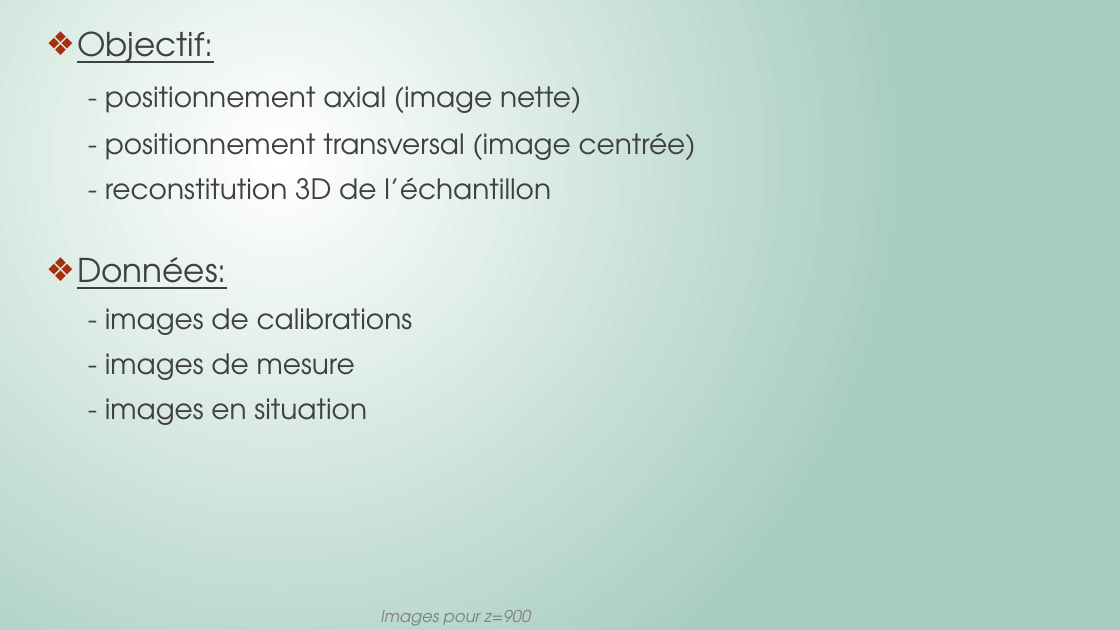
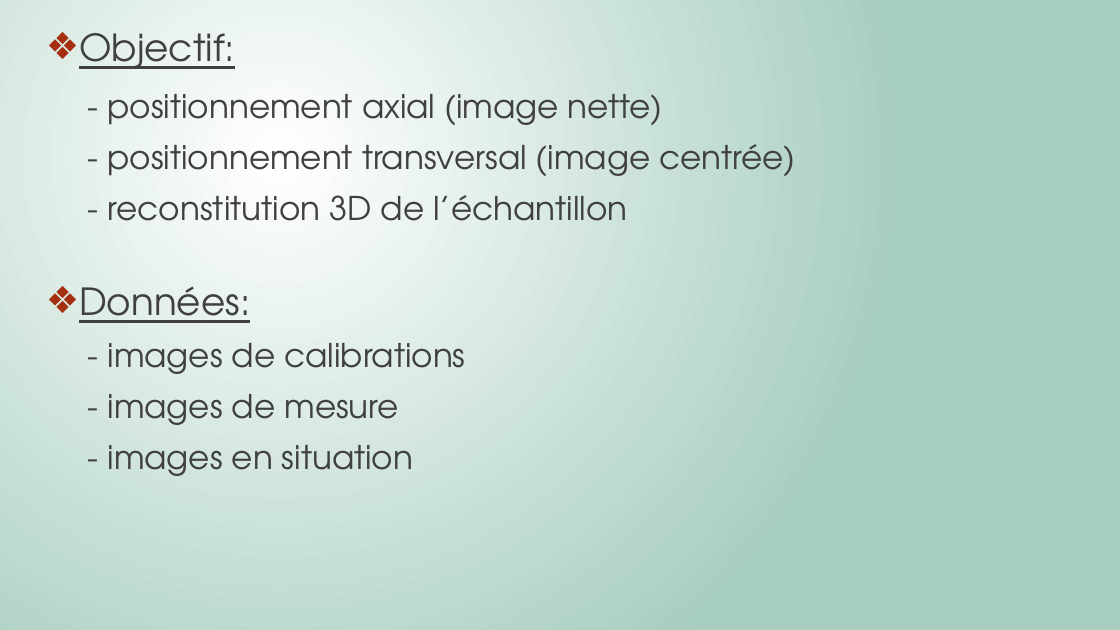
Before and after one commit to Killian-Herveau/PIMS, a slide deck: slide 2 of Pres_Avril/PresentationPIMSAvril.pptx. Drawn at 1120x630 pixels with LibreOffice and Linux fonts; fonts in the diff are those of the drawing. Boxes give left, top, right and bottom in pixels: in the first picture for what was removed or moved away, otherwise in the second. Text is boxed around its words. In the diff, an @@ line names an element or a change of style, - is before the commit and + after.

```diff
--- a/Pres_Avril/PresentationPIMSAvril.pptx
+++ b/Pres_Avril/PresentationPIMSAvril.pptx
@@ text "Objectif:" at (x1=79, y1=33, x2=796, y2=476): size 28 to 32 pt in "Objectif:", "Données:"; size 24 to 28 pt @@
@@ text removed at (x1=381, y1=610, x2=531, y2=626) @@
-Images pour z=900
```
Also in this commit, not shown: 3 other slides changed, 1 slide added, 2 slides removed, 2 other files.
